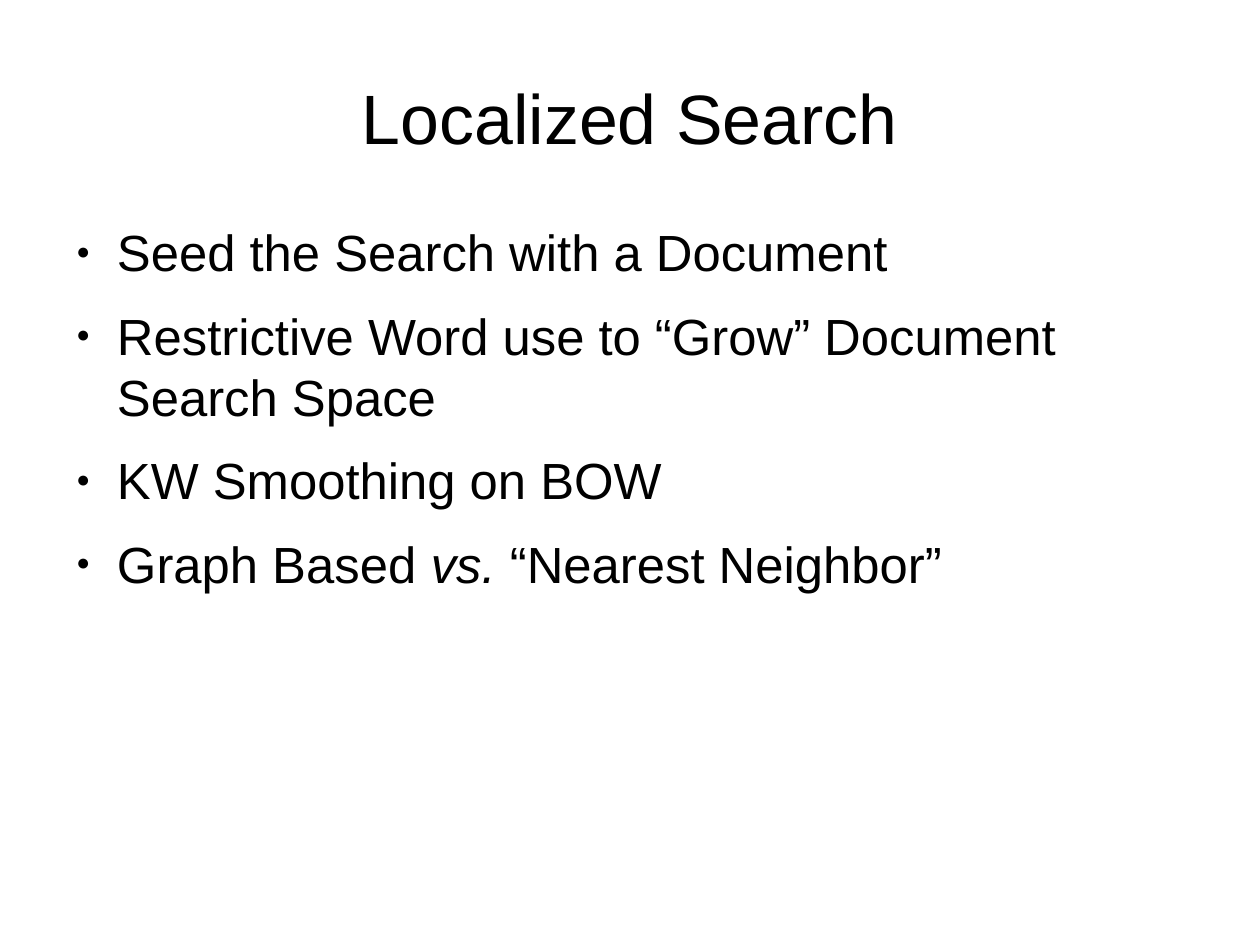
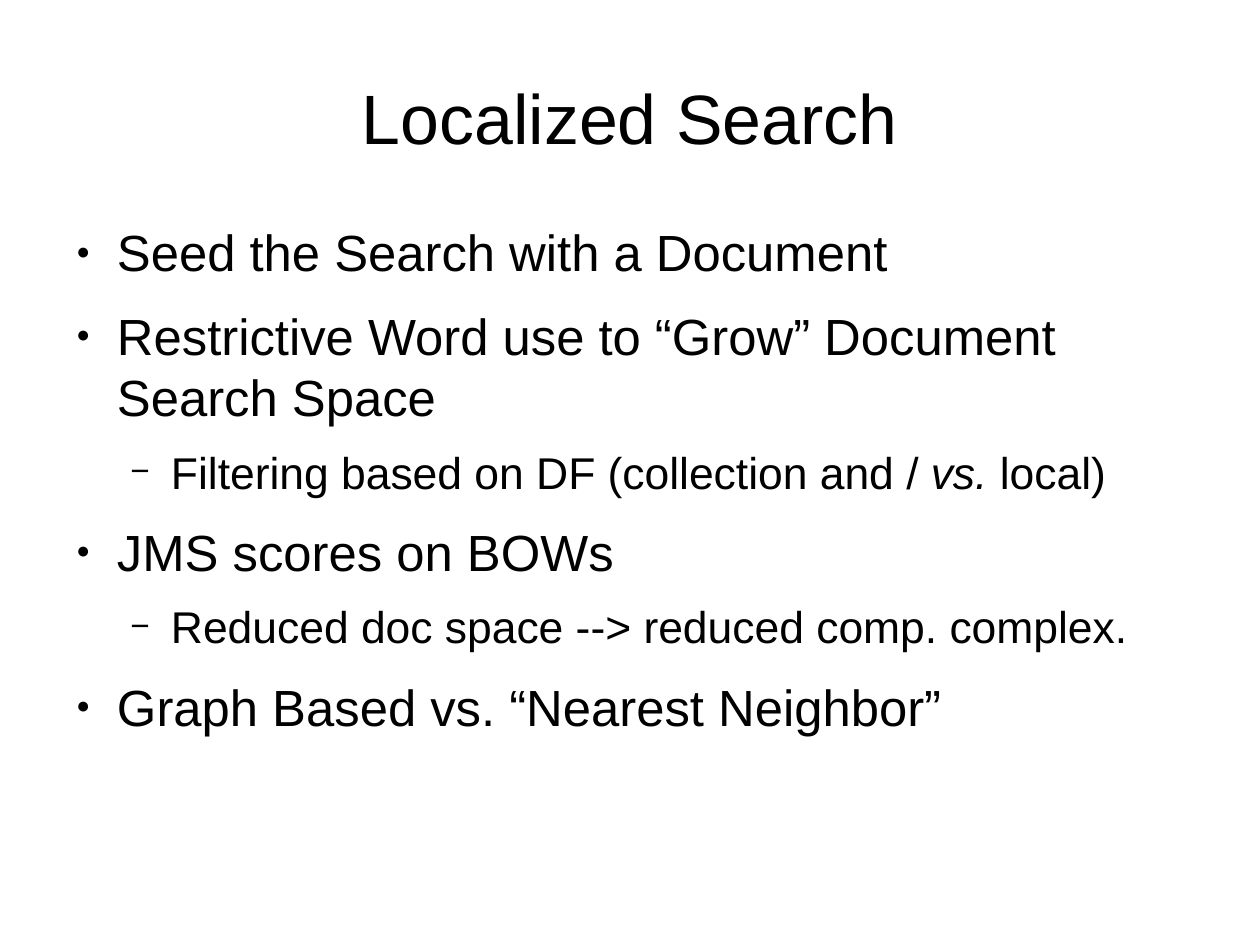
Before and after one commit to immersinn/rssfeed_link_collector, a slide deck: slide 6 of reports/RSS Feed Localized Search Overview Presentation.odp. Drawn at 1260x945 pixels with LibreOffice and Linux fonts; fonts in the diff are those of the drawing. Boxes give left, top, right and bottom in pixels: in the first picture for what was removed or moved away, otherwise in the second. Text is boxed around its words. In the diff, an @@ line names an element or a change of style, - is before the commit and + after.

Commit message:
+ streamlined graph graphing process + added notebook for generating content from copar article local search thingy + remove some old notebookos that were no longer needed + renamed a few files to "better" names + updated presentation

```diff
--- a/reports/RSS Feed Localized Search Overview Presentation.odp
+++ b/reports/RSS Feed Localized Search Overview Presentation.odp
@@ text at (x1=117, y1=456, x2=1128, y2=653): text changed; size 32 to 28 pt @@
-● KW Smoothing on BOW
+  − Filtering based on DF (collection and / vs. local)
+● JMS scores on BOWs
+  − Reduced doc space --> reduced comp. complex.
@@ text at (x1=117, y1=689, x2=941, y2=736): italic off in "vs." @@
```
Also in this commit, not shown: 4 other slides changed, 2 slides added, 27 other files.
